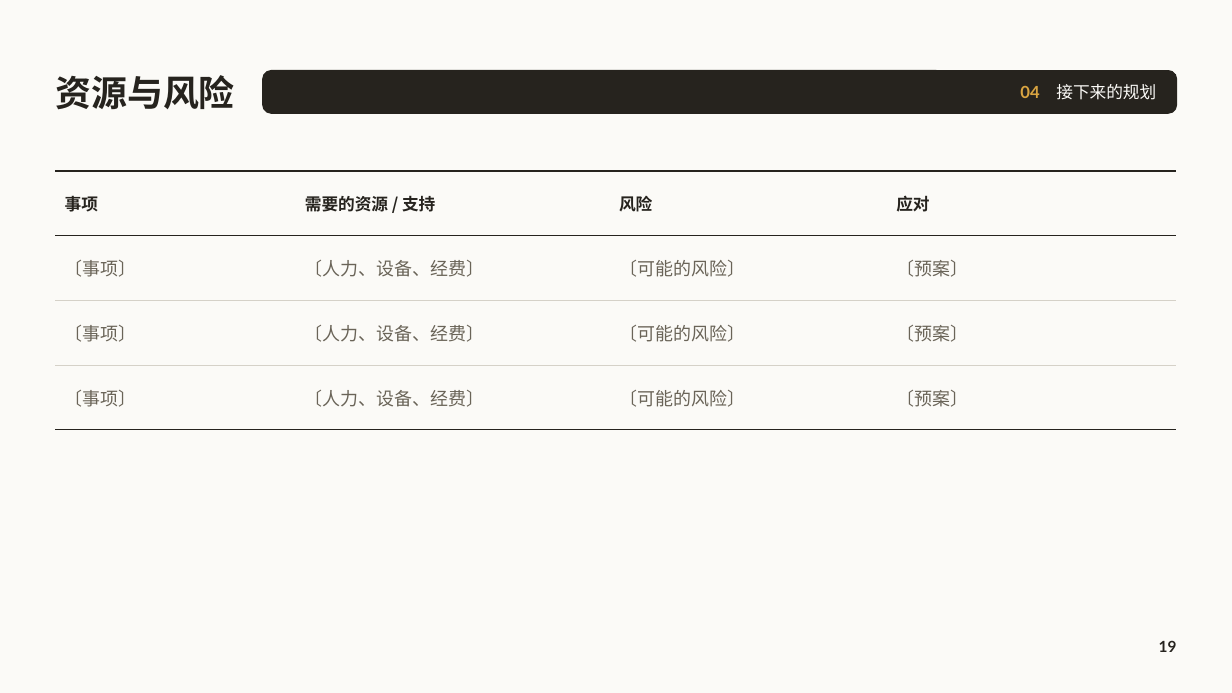
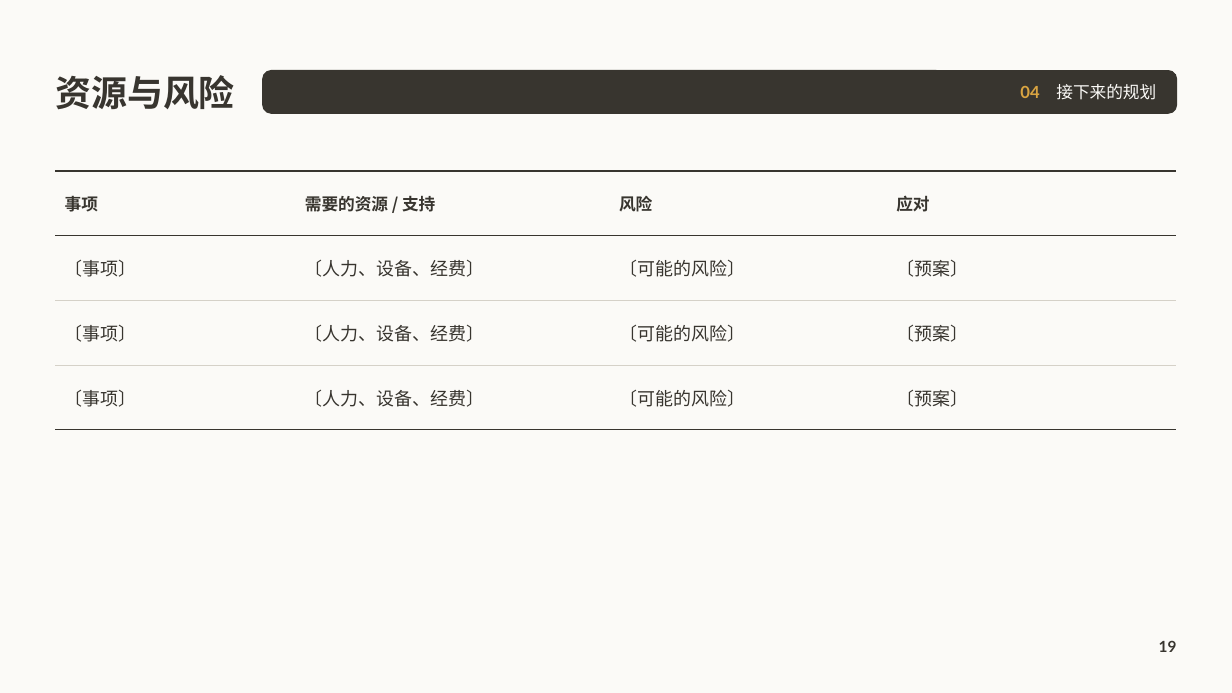
Before and after one commit to cyx3705/0000-000, a slide deck: slide 19 of z-Unused/b-Office/项目报告.pptx. Drawn at 1232x693 pixels with LibreOffice and Linux fonts; fonts in the diff are those of the drawing; background and template pictures are left out. Boxes give left, top, right and bottom in pixels: in the first picture for what was removed or moved away, otherwise in the second. Text is boxed around its words. In the diff, an @@ line names an element or a change of style, - is before the commit and + after.

```diff
--- a/z-Unused/b-Office/项目报告.pptx
+++ b/z-Unused/b-Office/项目报告.pptx
@@ text "资源与风险" at [55, 75, 234, 110]: text colour #26231E to #38352F @@
@@ rounded rectangle at [262, 71, 1177, 114]: fill #26231E to #38352F; outline #26231E 1 pt to #38352F 1 pt @@
@@ table at [55, 171, 1177, 411] @@
@@ text colour #26231E to #38352F in "事项", "需要的资源 / 支持", "风险", "应对" @@
@@ text colour #6A6458 to #38352F in "〔事项〕", "〔人力、设备、经费〕", "〔可能的风险〕", "〔预案〕" and 8 more places @@
@@ borders changed @@
@@ page number at [1159, 640, 1177, 652]: text colour #26231E to #38352F @@
```
Also in this commit, not shown: 21 other slides changed, 3 other files.
